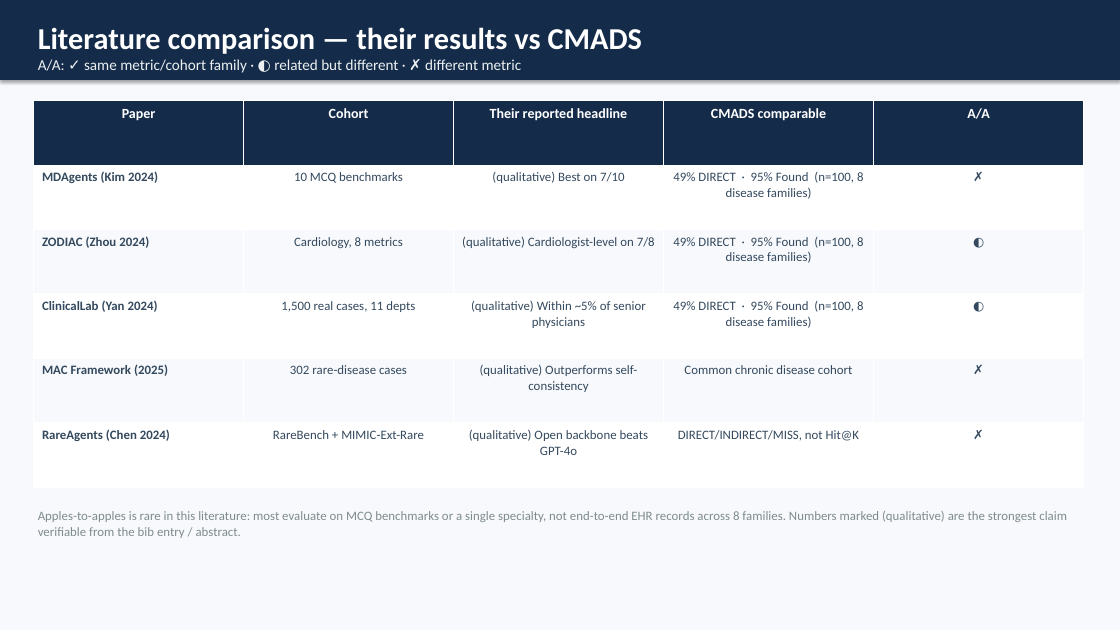
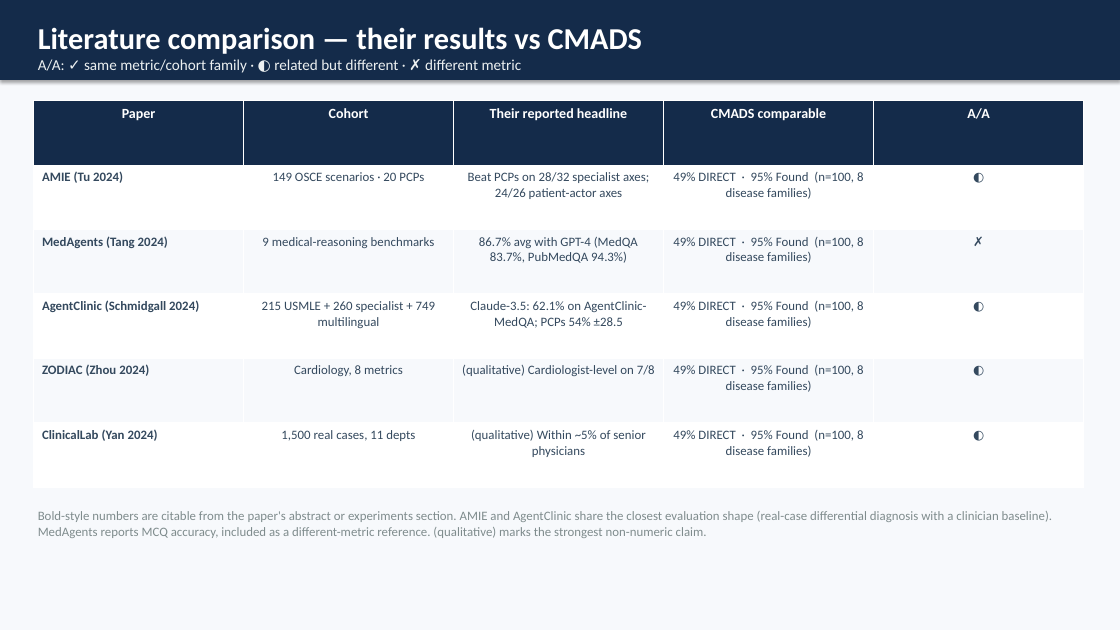
Before and after one commit to abdamin004/CMADS, a slide deck: slide 8 of docs/results_presentation/CMADS_Results_Presentation.pptx. Drawn at 1120x630 pixels with LibreOffice and Linux fonts; fonts in the diff are those of the drawing. Boxes give left, top, right and bottom in pixels: in the first picture for what was removed or moved away, otherwise in the second. Text is boxed around its words. In the diff, an @@ line names an element or a change of style, - is before the commit and + after.

```diff
--- a/docs/results_presentation/CMADS_Results_Presentation.pptx
+++ b/docs/results_presentation/CMADS_Results_Presentation.pptx
@@ table at box(34, 101, 1084, 487) @@
-row 2: MDAgents (Kim 2024) | 10 MCQ benchmarks | (qualitative) Best on 7/10 | 49% DIRECT · 95% Found (n=100, 8 disease families) | ✗
+row 2: AMIE (Tu 2024) | 149 OSCE scenarios · 20 PCPs | Beat PCPs on 28/32 specialist axes; 24/26 patient-actor axes | 49% DIRECT · 95% Found (n=100, 8 disease families) | ◐
+row 3: MedAgents (Tang 2024) | 9 medical-reasoning benchmarks | 86.7% avg with GPT-4 (MedQA 83.7%, PubMedQA 94.3%) | 49% DIRECT · 95% Found (n=100, 8 disease families) | ✗
+row 4: AgentClinic (Schmidgall 2024) | 215 USMLE + 260 specialist + 749 multilingual | Claude-3.5: 62.1% on AgentClinic-MedQA; PCPs 54% ±28.5 | 49% DIRECT · 95% Found (n=100, 8 disease families) | ◐
-row 5: MAC Framework (2025) | 302 rare-disease cases | (qualitative) Outperforms self-consistency | Common chronic disease cohort | ✗
-row 6: RareAgents (Chen 2024) | RareBench + MIMIC-Ext-Rare | (qualitative) Open backbone beats GPT-4o | DIRECT/INDIRECT/MISS, not Hit@K | ✗
@@ text at box(38, 511, 1053, 538): text changed @@
-Apples-to-apples is rare in this literature: most evaluate on MCQ benchmarks or a single specialty, not end-to-end EHR records across 8 families. Numbers marked (qualitative) are the strongest claim verifiable from the bib entry / abstract.
+Bold-style numbers are citable from the paper's abstract or experiments section. AMIE and AgentClinic share the closest evaluation shape (real-case differential diagnosis with a clinician baseline). MedAgents reports MCQ accuracy, included as a different-metric reference. (qualitative) marks the strongest non-numeric claim.
```
Also in this commit, not shown: 3 other files.
